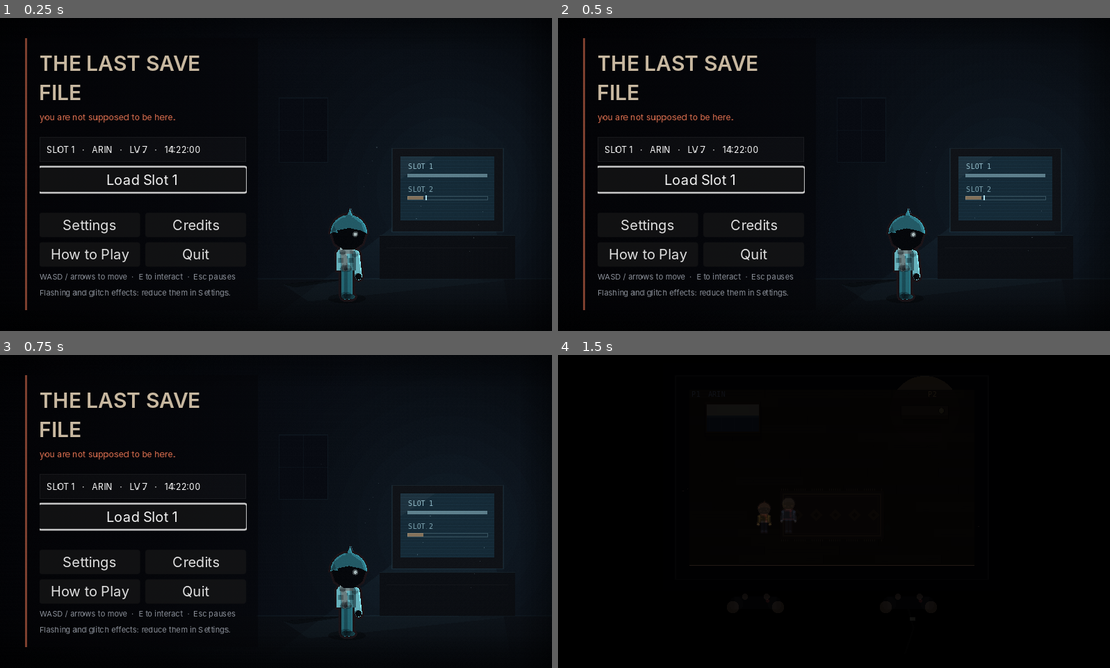
Above: before the commit, frames 1-4 (two rows, left to right).
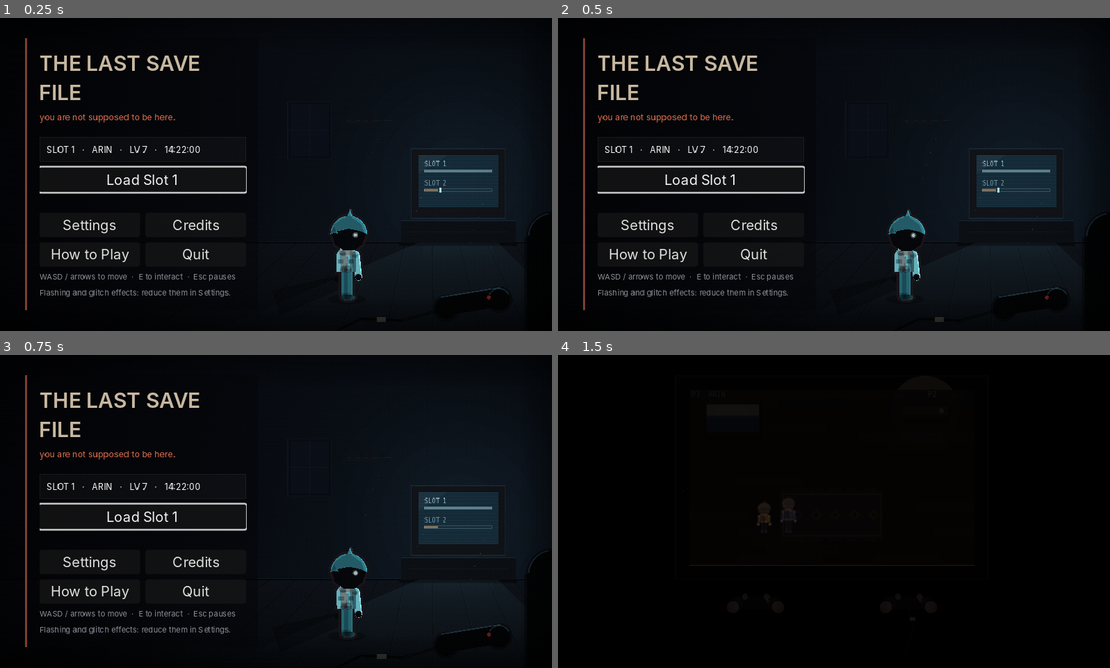
Above: after the commit, the same moments.

Repository: makedonskivasil3-sketch/The-Last-Save-File
Game: Godot game, scene res://scenes/title.tscn
Same seed, same stepped clock (60 frames per second), same inputs: the game is played once before the commit and once after it.
Inputs (mouse positions are in pixels of both pictures, inside the frame that each line leads up to):
- Up to frame 1 (0.25 s): no input
- Up to frame 2 (0.5 s): no input
- Up to frame 3 (0.75 s): move the mouse to (397, 495) at 0.52 s; hold D (move_right) from 0.53 s (still down); hold E (interact) from 0.53 s (still down); click (397, 495) at 0.67 s
- Up to frame 4 (1.5 s): release D (move_right) at 1.25 s; release E (interact) at 1.25 s; click "Load Slot 1" at 1.25 s

The runs differ from the first frame. In frame 1, 2.1% of the frame differs, in the area x 59-97%, y 38-98%; in frame 2, 2.1%; in frame 3, 2.2%; in frame 4, nothing differs.

Commit message:
Dimensional title room: depth layers, floor perspective, bounded drift; Reduce motion setting
Title art becomes a staged room in four depth layers: a receding floor,
coherent screen light with contact and cast shadows, and lit foreground
silhouettes (a chair arm, the second controller with its taped cable).
A slow drift moves the layers at most 4 px; the menu never moves. A new
Reduce motion setting removes the drift and the opening's push.
Before/after stills, reduced-motion still and a motion GIF in
docs/review/slice.

Co-Authored-By: Claude Opus 5.5 <noreply@anthropic.com>
Claude-Session: https://claude.ai/code/session_01SRRn3kLdYJgU2zsAFTY9Cn

Diff:
--- a/scripts/autoload/settings.gd
+++ b/scripts/autoload/settings.gd
@@ -52,6 +52,9 @@
 var screen_effects := 2
 ## Softens flashes: no strobing lights, gentler spikes, slower blinking.
 var reduce_flashing := false
+## No parallax, camera drift, pushes or follow: the picture holds still
+## (the title room, the opening's push, area cameras).
+var reduce_motion := false
 ## Short vibrations on phones (glitches, deaths, the save ring).
 var vibration := true
 ## Bigger HUD and menu text (x1.25), for small screens and tired eyes.
@@ -219,6 +222,7 @@
 	cfg.set_value("accessibility", "glitch_intensity", glitch_intensity)
 	cfg.set_value("accessibility", "reduce_flashing", reduce_flashing)
 	cfg.set_value("accessibility", "vibration", vibration)
+	cfg.set_value("accessibility", "reduce_motion", reduce_motion)
 	cfg.set_value("video", "crt_screen", crt_screen)
 	cfg.set_value("video", "screen_effects", screen_effects)
 	cfg.set_value("accessibility", "large_text", large_text)
@@ -257,6 +261,7 @@
 	glitch_intensity = clampf(float(cfg.get_value("accessibility", "glitch_intensity", glitch_intensity)), 0.0, 1.0)
 	reduce_flashing = bool(cfg.get_value("accessibility", "reduce_flashing", reduce_flashing))
 	vibration = bool(cfg.get_value("accessibility", "vibration", vibration))
+	reduce_motion = bool(cfg.get_value("accessibility", "reduce_motion", reduce_motion))
 	# The old "crt_curvature" key was on by default for everyone, so it isn't
 	# read as a choice: the clean screen is the new default (docs/VISUAL_DIRECTION.md).
 	crt_screen = bool(cfg.get_value("video", "crt_screen", crt_screen))
--- a/scripts/fx/title_art.gd
+++ b/scripts/fx/title_art.gd
@@ -1,20 +1,36 @@
 class_name TitleArt
 extends Control
-## The title's key art (docs/VISUAL_DIRECTION.md): Rue, drawn large, alone
-## in a dark room in front of the television the save is running on. The
-## screen is the only light; it rims her on the side facing it and throws a
-## cone across the floor. Her colours are the ones she has got back
-## (Player.palette_for): a first launch shows the missing version, two points
-## of light for eyes. The left third stays dark and quiet for the menu.
-## No assets, no flashes, no input capture.
+## The title's key art (docs/VISUAL_DIRECTION.md, docs/VERTICAL_SLICE.md §3b):
+## a staged room in depth. Rue, drawn large, alone in a dark room in front
+## of the television the save is running on. The screen is the only light:
+## it rims her on the side facing it, throws a cone across a floor that
+## recedes to the wall, casts her shadow away from it, and catches the edges
+## of what is nearest the viewer (an armchair, and the second controller on
+## the floor with its taped cable). Her colours are the ones she has got
+## back (Player.palette_for): a first launch shows the missing version, two
+## points of light for eyes. The left third stays dark and quiet for the menu.
+##
+## Depth: four layers (wall, set, her, foreground) shift by a slow,
+## bounded drift (at most PARALLAX px for the nearest), with no input
+## needed: the menu never moves. Reduce motion: no drift, no dust travel.
+## No assets, no flashes, no input capture, no 3D (measured unnecessary: one
+## CanvasItem pass, docs/VERTICAL_SLICE.md §3b).
 
 const VIEW := Vector2(640, 360)
+## Where she stands (midground), and where the far wall meets the floor.
 const FLOOR_Y := 300.0
-const TV := Rect2(456, 150, 128, 96)
-const SCREEN := Rect2(466, 159, 108, 74)
+const WALL_Y := 258.0
+## The set, against the far wall (smaller than she is: it's further away).
+const TV := Rect2(478, 150, 108, 80)
+const SCREEN := Rect2(486, 157, 92, 60)
 const RUE_X := 404.0
 const FIGURE := 3.6
 const GLOW := Color(0.45, 0.82, 0.95)
+## The floor's vanishing point (the boards run towards it).
+const VP := Vector2(500, 120)
+## The nearest layer's largest shift, in canvas pixels; the others less.
+const PARALLAX := 4.0
+const DEPTH := {"wall": 0.12, "set": 0.25, "her": 0.45, "near": 1.0}
 
 var elapsed := 0.0
 var _rue := IllustratedCharacter.new("rue", Player.MISSING)
@@ -49,52 +65,86 @@
 	return clampf(0.82 + sin(elapsed * 0.9) * 0.06 - dip, 0.3, 1.0)
 
 
+## The slow drift every layer shares (-1..1 on each axis): a long, uneven
+## loop, as if someone shifted their weight in the doorway. Zero with
+## reduced motion.
+func drift() -> Vector2:
+	if Settings.reduce_motion:
+		return Vector2.ZERO
+	return Vector2(sin(elapsed * 0.11) * 0.8 + sin(elapsed * 0.047) * 0.2, sin(elapsed * 0.083 + 1.3) * 0.5)
+
+
+## A layer's offset now (canvas pixels).
+func layer_offset(layer: String) -> Vector2:
+	return drift() * PARALLAX * float(DEPTH[layer])
+
+
+func _layer(layer: String) -> void:
+	var k := size / VIEW
+	draw_set_transform(layer_offset(layer) * k, 0.0, k)
+
+
 func _draw() -> void:
-	draw_set_transform(Vector2.ZERO, 0.0, size / VIEW)
 	var light := screen_light()
+	_layer("wall")
 	_room(light)
+	_layer("set")
+	_television(light)
 	_light_cone(light)
-	_television(light)
+	_layer("her")
 	_figure(light)
 	_dust(light)
+	_layer("near")
+	_foreground(light)
+	draw_set_transform(Vector2.ZERO, 0.0, size / VIEW)
 	_vignette()
 
 
 func _room(light: float) -> void:
-	# The wall: near-black, a little lighter around the screen.
-	draw_polygon(PackedVector2Array([Vector2(0, 0), VIEW * Vector2(1, 0), Vector2(VIEW.x, FLOOR_Y), Vector2(0, FLOOR_Y)]),
+	var m := 8.0  # (painted past the frame, so a drift never shows an edge)
+	# The far wall: near-black, a little lighter around the screen.
+	draw_polygon(PackedVector2Array([Vector2(-m, -m), Vector2(VIEW.x + m, -m), Vector2(VIEW.x + m, WALL_Y), Vector2(-m, WALL_Y)]),
 		PackedColorArray([Color("06080d"), Color("0b1018"), Color("0d131c"), Color("06080d")]))
 	for i in 10:
-		var r := 60.0 + i * 22.0
-		draw_circle(SCREEN.get_center(), r, Color(GLOW, 0.012 * light * (1.0 - i / 10.0)))
-	# The floor, and its edge against the wall.
-	draw_polygon(PackedVector2Array([Vector2(0, FLOOR_Y), Vector2(VIEW.x, FLOOR_Y), VIEW, Vector2(0, VIEW.y)]),
-		PackedColorArray([Color("07090d"), Color("0e131a"), Color("0a0e14"), Color("040507")]))
-	draw_line(Vector2(300, FLOOR_Y), Vector2(VIEW.x, FLOOR_Y), Color(GLOW, 0.05 * light), 1.0)
+		draw_circle(SCREEN.get_center(), 50.0 + i * 20.0, Color(GLOW, 0.012 * light * (1.0 - i / 10.0)))
+	# The floor, receding from the viewer to the wall, and its boards
+	# running to the vanishing point.
+	draw_polygon(PackedVector2Array([Vector2(-m, WALL_Y), Vector2(VIEW.x + m, WALL_Y), Vector2(VIEW.x + m, VIEW.y + m), Vector2(-m, VIEW.y + m)]),
+		PackedColorArray([Color("0a0d12"), Color("10151c"), Color("0c1016"), Color("040507")]))
+	for i in range(-6, 15):
+		var bottom := Vector2(i * 56.0, VIEW.y + m)
+		var t := (WALL_Y - VP.y) / (bottom.y - VP.y)
+		var top := VP.lerp(bottom, t)
+		var lit := 1.0 - clampf(absf(bottom.x - 470.0) / 360.0, 0.0, 1.0)
+		draw_line(top, bottom, Color(0, 0, 0, 0.35), 1.0)
+		draw_line(top + Vector2(1, 0), bottom + Vector2(1, 0), Color(GLOW, 0.025 * light * lit), 1.0)
+	# The skirting where wall meets floor, lit near the set.
+	draw_line(Vector2(-m, WALL_Y), Vector2(VIEW.x + m, WALL_Y), Color(0, 0, 0, 0.6), 2.0)
+	draw_line(Vector2(300, WALL_Y - 1), Vector2(VIEW.x, WALL_Y - 1), Color(GLOW, 0.06 * light), 1.0)
 	# A window frame on the far wall, night behind it: the room is somewhere.
-	var win := Rect2(326, 92, 56, 74)
+	var win := Rect2(336, 96, 50, 66)
 	draw_rect(win, Color("080b12"))
+	draw_rect(win.grow(-3), Color(0.12, 0.16, 0.24, 0.12))
 	draw_rect(win, Color(GLOW, 0.05 * light), false, 1.0)
 	draw_line(Vector2(win.get_center().x, win.position.y), Vector2(win.get_center().x, win.end.y), Color(GLOW, 0.04 * light), 1.0)
 	draw_line(Vector2(win.position.x, win.get_center().y), Vector2(win.end.x, win.get_center().y), Color(GLOW, 0.04 * light), 1.0)
-
-
-func _light_cone(light: float) -> void:
-	# The screen's light across the floor, toward her and past her.
-	var top_l := Vector2(SCREEN.position.x, SCREEN.end.y)
-	var top_r := SCREEN.end
-	draw_polygon(PackedVector2Array([top_l, top_r, Vector2(TV.end.x + 10, VIEW.y), Vector2(300, VIEW.y)]),
-		PackedColorArray([Color(GLOW, 0.06 * light), Color(GLOW, 0.06 * light), Color(GLOW, 0.0), Color(GLOW, 0.0)]))
-	draw_colored_polygon(PackedVector2Array([Vector2(330, FLOOR_Y + 6), Vector2(TV.position.x, FLOOR_Y - 2), Vector2(TV.end.x, FLOOR_Y + 2), Vector2(360, FLOOR_Y + 26)]),
-		Color(GLOW, 0.035 * light))
+	# A shelf on the wall, its edge catching the screen.
+	draw_rect(Rect2(404, 118, 52, 3), Color("0e1218"))
+	draw_line(Vector2(404, 118), Vector2(456, 118), Color(GLOW, 0.07 * light), 1.0)
+	for b in [[408, 9, 0.9], [419, 7, 0.7], [428, 11, 0.8], [442, 6, 0.6]]:
+		draw_rect(Rect2(b[0], 118 - b[1], 6, b[1]), Color(0.05, 0.06, 0.08, b[2]))
 
 
 func _television(light: float) -> void:
-	# A low cabinet, then the set on it.
-	var cab := Rect2(TV.position.x - 14, TV.end.y + 4, TV.size.x + 28, FLOOR_Y - TV.end.y - 4)
+	# A low cabinet against the wall, then the set on it.
+	var cab := Rect2(TV.position.x - 12, TV.end.y + 3, TV.size.x + 24, WALL_Y - TV.end.y - 1)
 	draw_rect(cab, Color("0c0f14"))
 	draw_line(cab.position, Vector2(cab.end.x, cab.position.y), Color(GLOW, 0.12 * light), 1.0)
-	draw_rect(Rect2(cab.position.x + 8, cab.position.y + 14, cab.size.x - 16, 1), Color(1, 1, 1, 0.03))
+	draw_rect(Rect2(cab.position.x + 8, cab.position.y + 12, cab.size.x - 16, 1), Color(1, 1, 1, 0.03))
+	# Its shadow on the floor, and the screen's reflection in the boards.
+	draw_rect(Rect2(cab.position.x - 2, WALL_Y, cab.size.x + 4, 4), Color(0, 0, 0, 0.4))
+	for i in 6:
+		draw_rect(Rect2(SCREEN.position.x + 6, WALL_Y + 3 + i * 3, SCREEN.size.x - 12, 3), Color(GLOW, 0.022 * light * (1.0 - i / 6.0)))
 	draw_rect(TV, Color("101318"))
 	draw_rect(TV, Color(GLOW, 0.1 * light), false, 1.0)
 	# The screen.
@@ -105,47 +155,107 @@
 	var shift := 0.0
 	if OwnerMemory.purge > 0 and fmod(elapsed, 5.0) > 4.85:
 		shift = 3.0 * Settings.flash_scale()
-	var at := SCREEN.position + Vector2(8 + shift, 15)
-	draw_string(_font, at, "SLOT 1", HORIZONTAL_ALIGNMENT_LEFT, -1, 8, ink)
-	draw_rect(Rect2(at + Vector2(0, 5), Vector2(SCREEN.size.x - 16, 4)), Color(ink, 0.5 * light))
-	draw_string(_font, at + Vector2(0, 26), "SLOT 2", HORIZONTAL_ALIGNMENT_LEFT, -1, 8, Color(ink, 0.6))
+	var at := SCREEN.position + Vector2(7 + shift, 13)
+	draw_string(_font, at, "SLOT 1", HORIZONTAL_ALIGNMENT_LEFT, -1, 7, ink)
+	draw_rect(Rect2(at + Vector2(0, 4), Vector2(SCREEN.size.x - 14, 3)), Color(ink, 0.5 * light))
+	draw_string(_font, at + Vector2(0, 22), "SLOT 2", HORIZONTAL_ALIGNMENT_LEFT, -1, 7, Color(ink, 0.6))
 	# Slot 2: the save that started and never finished. Its bar writes a
 	# little, stops, and the cursor waits.
-	var bar := Rect2(at + Vector2(0, 31), Vector2(SCREEN.size.x - 16, 4))
+	var bar := Rect2(at + Vector2(0, 26), Vector2(SCREEN.size.x - 14, 3))
 	draw_rect(bar, Color(ink, 0.25 * light), false, 1.0)
 	var fill := clampf(0.2 + OwnerMemory.fragments.size() * 0.12, 0.0, 0.85)
 	draw_rect(Rect2(bar.position, Vector2(bar.size.x * fill, bar.size.y)), Color(1.0, 0.75, 0.5, 0.55 * light))
 	if fmod(elapsed, 1.1) < 0.6:
-		draw_rect(Rect2(bar.position + Vector2(bar.size.x * fill + 2, -1), Vector2(2, 6)), Color(ink, 0.9))
+		draw_rect(Rect2(bar.position + Vector2(bar.size.x * fill + 2, -1), Vector2(2, 5)), Color(ink, 0.9))
 	# The glass: a soft highlight across the top corner.
-	draw_colored_polygon(PackedVector2Array([SCREEN.position, SCREEN.position + Vector2(40, 0), SCREEN.position + Vector2(0, 26)]), Color(1, 1, 1, 0.035))
+	draw_colored_polygon(PackedVector2Array([SCREEN.position, SCREEN.position + Vector2(34, 0), SCREEN.position + Vector2(0, 22)]), Color(1, 1, 1, 0.035))
+
+
+## Where the screen's light lands on the floor (the source for shadows).
+func light_on_floor() -> Vector2:
+	return Vector2(SCREEN.get_center().x, WALL_Y)
+
+
+func _light_cone(light: float) -> void:
+	# The screen's light across the floor, widening as the floor comes
+	# towards the viewer.
+	var src := light_on_floor()
+	draw_polygon(PackedVector2Array([src + Vector2(-SCREEN.size.x * 0.5, 0), src + Vector2(SCREEN.size.x * 0.5, 0),
+			Vector2(VIEW.x + 40, VIEW.y), Vector2(250, VIEW.y)]),
+		PackedColorArray([Color(GLOW, 0.075 * light), Color(GLOW, 0.075 * light), Color(GLOW, 0.0), Color(GLOW, 0.0)]))
 
 
 func _figure(light: float) -> void:
 	var at := Vector2(RUE_X, FLOOR_Y)
-	# Her shadow falls away from the screen.
-	draw_colored_polygon(PackedVector2Array([at + Vector2(-6, 0), at + Vector2(6, 0), at + Vector2(-60, 10), at + Vector2(-74, 6)]), Color(0, 0, 0, 0.35))
-	# The rim: the side of her facing the screen catches its light.
+	# Her cast shadow, thrown away from the screen along the floor.
+	var away := (at - light_on_floor()).normalized()
+	var reach := 86.0
+	var side := Vector2(-away.y, away.x) * 7.0
+	draw_colored_polygon(PackedVector2Array([at - side, at + side, at + away * reach + side * 2.2, at + away * reach - side * 2.2]),
+		Color(0, 0, 0, 0.28))
+	# Contact: where her feet meet the boards.
+	var k := size / VIEW
+	draw_set_transform((layer_offset("her") + at) * k, 0.0, k * Vector2(1.0, 0.28))
+	draw_circle(Vector2.ZERO, 15.0, Color(0, 0, 0, 0.45))
+	draw_circle(Vector2.ZERO, 9.0, Color(0, 0, 0, 0.35))
+	_layer("her")
+	# The rim: the side of her facing the screen catches its light. (The
+	# character sets its own transform, in canvas units: the layer's shift
+	# goes in its offset.)
+	at += layer_offset("her")
 	_rue.draw(self, {"offset": at + Vector2(1.6, 0), "scale": FIGURE, "solid": Color(GLOW, 0.55 * light)})
 	_rue.draw(self, {"offset": at, "scale": FIGURE})
 	# And the far side of her stays in the dark.
 	_rue.draw(self, {"offset": at + Vector2(-1.2, 0), "scale": FIGURE, "solid": Color(0.02, 0.03, 0.05, 0.28)})
-	draw_set_transform(Vector2.ZERO, 0.0, size / VIEW)
+	_layer("her")  # (IllustratedCharacter leaves its own transform set)
 
 
 func _dust(light: float) -> void:
-	# Motes, visible only where the screen's light catches them.
+	# Motes, visible only where the screen's light catches them. Held still
+	# with reduced motion.
+	var t := 0.0 if Settings.reduce_motion else elapsed
 	for i in 22:
-		var x := 300.0 + fposmod(i * 61.0 + elapsed * (2.0 + i % 3), 300.0)
-		var y := 120.0 + fposmod(i * 37.0 - elapsed * (1.5 + i % 2), 200.0)
+		var x := 300.0 + fposmod(i * 61.0 + t * (2.0 + i % 3), 300.0)
+		var y := 110.0 + fposmod(i * 37.0 - t * (1.5 + i % 2), 200.0)
 		var near := 1.0 - clampf(Vector2(x, y).distance_to(SCREEN.get_center()) / 180.0, 0.0, 1.0)
 		draw_rect(Rect2(x, y, 1, 1), Color(0.8, 0.95, 1.0, 0.35 * near * light))
+
+
+## Nearest the viewer, out of focus and almost black: the arm of a chair at
+## the right edge, and the second controller on the floor, its taped cable
+## running out of frame. Only their edges facing the screen are lit.
+func _foreground(light: float) -> void:
+	var dark := Color("030405")
+	# The chair arm: a padded roll and its side, out of focus (a soft halo
+	# first), its top edge catching the screen.
+	var roll := Vector2(640, 250)
+	draw_circle(roll, 30.0, Color(dark, 0.5))
+	draw_rect(Rect2(608, 250, 60, 130), Color(dark, 0.5))
+	draw_circle(roll, 27.0, dark)
+	draw_rect(Rect2(611, 250, 60, 130), dark)
+	draw_arc(roll, 27.0, PI * 1.02, PI * 1.45, 10, Color(GLOW, 0.2 * light), 1.5)
+	# The second controller, dropped, the cable taped where the dog chewed it.
+	var pad := Vector2(548, 324)
+	var cable := PackedVector2Array([pad + Vector2(-30, 8), pad + Vector2(-80, 22), pad + Vector2(-128, 20), pad + Vector2(-176, 44)])
+	draw_polyline(cable, Color(0.02, 0.02, 0.03), 3.0)
+	draw_line(cable[0], cable[1], Color(GLOW, 0.06 * light), 1.0)
+	draw_rect(Rect2(pad + Vector2(-110, 18), Vector2(11, 6)), Color(0.42, 0.42, 0.38, 0.5))  # the tape
+	var k := size / VIEW
+	draw_set_transform((layer_offset("near") + pad) * k, -0.16, k * 1.4)
+	for r in [Vector2(-22, 2), Vector2(22, 2)]:
+		draw_circle(r, 11.0, Color(dark, 0.5))
+		draw_circle(r, 9.0, dark)
+	draw_rect(Rect2(-24, -7, 48, 15), dark)
+	draw_line(Vector2(-25, -7.5), Vector2(25, -7.5), Color(GLOW, 0.22 * light), 1.0)
+	draw_arc(Vector2(22, 2), 9.0, -PI * 0.8, -PI * 0.1, 8, Color(GLOW, 0.22 * light), 1.0)
+	draw_circle(Vector2(14, -1), 1.6, Color(0.55, 0.16, 0.16, 0.8))
+	_layer("near")
 
 
 func _vignette() -> void:
 	# The left third holds the menu: kept darkest, fading into the room.
 	draw_polygon(PackedVector2Array([Vector2(0, 0), Vector2(330, 0), Vector2(330, VIEW.y), Vector2(0, VIEW.y)]),
-		PackedColorArray([Color(0.01, 0.01, 0.02, 0.7), Color(0.01, 0.01, 0.02, 0.0), Color(0.01, 0.01, 0.02, 0.0), Color(0.01, 0.01, 0.02, 0.7)]))
+		PackedColorArray([Color(0.01, 0.01, 0.02, 0.72), Color(0.01, 0.01, 0.02, 0.0), Color(0.01, 0.01, 0.02, 0.0), Color(0.01, 0.01, 0.02, 0.72)]))
 	for i in 6:
 		var w := 6.0 + i * 6.0
 		var c := Color(0, 0, 0, 0.06)
--- a/scripts/ui/opening.gd
+++ b/scripts/ui/opening.gd
@@ -143,7 +143,7 @@
 
 
 static func calm() -> bool:
-	return Settings.reduce_flashing or Settings.glitch_intensity <= 0.01
+	return Settings.reduce_motion or Settings.reduce_flashing or Settings.glitch_intensity <= 0.01
 
 
 func _ready() -> void:
--- a/scripts/ui/settings_panel.gd
+++ b/scripts/ui/settings_panel.gd
@@ -64,6 +64,7 @@
 	_section(right, "COMFORT")
 	_slider(right, "Glitch", Settings.glitch_intensity, func(v: float) -> void: Settings.set_value("glitch_intensity", v))
 	_check(right, "Reduce flashing", Settings.reduce_flashing, func(on: bool) -> void: Settings.set_value("reduce_flashing", on))
+	_check(right, "Reduce motion", Settings.reduce_motion, func(on: bool) -> void: Settings.set_value("reduce_motion", on))
 	_check(right, "Screen shake", Settings.screen_shake, func(on: bool) -> void: Settings.set_value("screen_shake", on))
 	_check(right, "Large text", Settings.large_text, func(on: bool) -> void: Settings.set_value("large_text", on))
 	_check(right, "Vibration", Settings.vibration, func(on: bool) -> void: Settings.set_value("vibration", on))
--- a/tests/test_case.gd
+++ b/tests/test_case.gd
@@ -23,6 +23,7 @@
 	var s := settings()
 	s.glitch_intensity = 1.0
 	s.reduce_flashing = false
+	s.reduce_motion = false
 	s.screen_effects = 2
 	s.large_text = false
 	# Tips off by default so they never get in a test's way; test_tutorial
--- a/tests/test_vertical_slice.gd
+++ b/tests/test_vertical_slice.gd
@@ -53,3 +53,25 @@
 	w._on_joy_connection_changed(0, false)
 	await frames(2)
 	check(not tree.paused, "a pad nobody was using doesn't stop keyboard play")
+
+
+func test_the_title_room_drifts_within_bounds_and_holds_with_reduced_motion() -> void:
+	settings().opening_seen = true
+	tree.change_scene_to_file("res://scenes/title.tscn")
+	await wait(0.5)
+	var art: TitleArt = scene().find_children("*", "TitleArt", true, false)[0]
+	var buttons := scene().find_children("*", "Button", true, false)
+	var before := buttons.map(func(b: Button) -> Vector2: return b.global_position)
+	var widest := 0.0
+	for i in 200:
+		art.elapsed = i * 0.7
+		widest = maxf(widest, art.layer_offset("near").length())
+		check(art.layer_offset("wall").length() <= art.layer_offset("near").length() + 0.001, "further layers move less")
+	check(widest > 1.0 and widest <= TitleArt.PARALLAX * 1.42, "the nearest layer drifts, at most %.0f px (%.2f)" % [TitleArt.PARALLAX, widest])
+	await wait(0.5)
+	check_eq(buttons.map(func(b: Button) -> Vector2: return b.global_position), before, "the menu never moves")
+	settings().reduce_motion = true
+	for i in 20:
+		art.elapsed = i * 3.1
+		check_eq(art.layer_offset("near"), Vector2.ZERO, "reduced motion: no drift")
+	check(Opening.calm(), "and the opening's push is off too")
--- a/tests/tour_title.gd
+++ b/tests/tour_title.gd
@@ -1,61 +1,31 @@
 extends "res://tests/test_case.gd"
-## The title in every state it can be in (docs/VISUAL_DIRECTION.md, pass 8):
-## a clean save, some and all memories back, frayed, after an ending, every
-## menu button present, large text, a small window, controller focus, touch.
-## Each shot also records whether the menu fits the screen.
-##   xvfb-run ... -s res://tests/run_tests.gd -- --test-mode --tour --filter=tour_title --screenshots=DIR
+## The title room (scripts/fx/title_art.gd): stills, and a short frame
+## sequence for motion review. Not part of the suite.
+##
+##   xvfb-run -a -s "-screen 0 1280x720x24" $GODOT --path . -s res://tests/run_tests.gd \
+##       -- --test-mode --tour --filter=tour_title --screenshots=/some/dir
 
 
-func _title(name: String) -> Node:
+func test_title_stills_and_motion() -> void:
+	settings().opening_seen = true
 	tree.change_scene_to_file("res://scenes/title.tscn")
-	await wait(1.2)
-	var t := scene()
-	var panel: Control = t._menu.get_parent()  # the visible panel (inside its full-screen margin)
-	var view: Vector2 = t.get_viewport_rect().size
-	var r := panel.get_global_rect()
-	print("TITLE %s menu %s in %s · fits %s" % [name, r, view, Rect2(Vector2.ZERO, view).encloses(r)])
-	check(Rect2(Vector2.ZERO, view).grow(0.5).encloses(r), "%s: the menu fits the screen (%s)" % [name, r])
-	await shot(name)
-	return t
-
-
-func _remember(n: int) -> void:
-	memory().fragments.clear()
-	for f in Story.FRAGMENTS.slice(0, n):
-		memory().fragments.append(f.id)
-
-
-func test_title_states() -> void:
-	memory().wipe()
-	await _title("t00_clean")
-	memory().sessions = 2
-	memory().deaths = 1
-	memory().purge = 1
-	_remember(2)
-	await _title("t01_partial")
-	_remember(5)
-	memory().knows_truth = true
-	memory().frayed.append("wren")
-	await _title("t02_full_frayed")
-	# Everything that can add a button: records, opening, journal.
-	memory().wins = 1
-	memory().last_ending = "rue"
-	memory().endings_seen.append("rue")
-	settings().opening_seen = true
-	memory().record_read("memory:controller", "memory", "THE SECOND CONTROLLER", "ARIN'S ROOM", ["x"])
-	await _title("t03_after_ending_all_buttons")
-	settings().large_text = true
-	await _title("t04_large_text")
-	var t := scene()
-	(t._load as Button).grab_focus()
-	await frames(4)
-	await shot("t05_controller_focus")
-	settings().using_touch = true
-	await _title("t06_touch")
-	settings().using_touch = false
-	settings().large_text = false
-	settings().opening_seen = false
-	tree.root.size = Vector2i(800, 450)
-	await _title("t07_small_window")
-	tree.root.size = Vector2i(1280, 720)
-	await wait(0.3)
+	await wait(1.5)
+	await shot("title_after")
+	var art: TitleArt = scene().find_children("*", "TitleArt", true, false)[0]
+	# The drift's extremes (the nearest layer at its furthest).
+	art.elapsed = 14.0
+	await frames(2)
+	await shot("title_drift_a")
+	art.elapsed = 43.0
+	await frames(2)
+	await shot("title_drift_b")
+	# Motion: 6 s at 10 frames a second, from the drift's middle.
+	art.elapsed = 20.0
+	for i in 60:
+		art.elapsed = 20.0 + i * 0.1
+		await frames(1)
+		await shot("motion_%03d" % i)
+	settings().reduce_motion = true
+	art.elapsed = 14.0
+	await frames(2)
+	await shot("title_reduced_motion")
Binary file added: docs/review/slice/title_after.png
Not shown, added: docs/review/slice/title_after.png.import
Binary file added: docs/review/slice/title_before.png
Not shown, added: docs/review/slice/title_before.png.import
Binary file added: docs/review/slice/title_motion.gif
Binary file added: docs/review/slice/title_reduced_motion.png
Not shown, added: docs/review/slice/title_reduced_motion.png.import
Not shown, changed: docs/VERTICAL_SLICE.md
